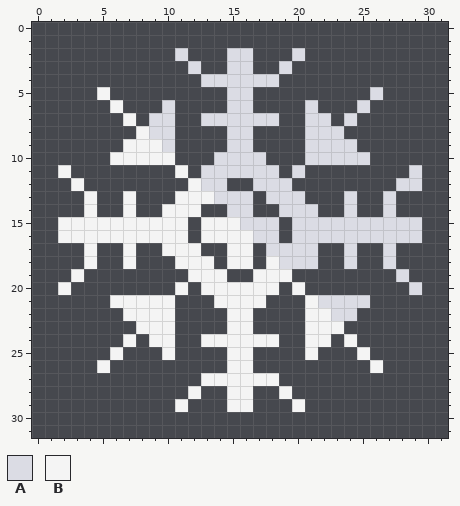
A pixel-art sprite gets an edit: sprites/status/freeze.png. Above is the file before it was changed.
The file is 32x32 pixels.
Palette (. is transparent): A #dbdce4  B #f4f4f4
After the commit:
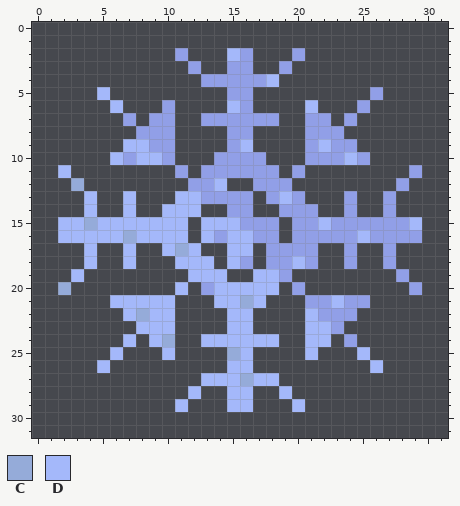
Colours new in this view: C #95abd9  D #a4b8fa
What changed:
{"colour":"A","old":"#dbdce4","new":"#919fe7"}
{"y":2,"x":15,"old":"A","new":"D"}
{"y":4,"x":18,"old":"A","new":"D"}
{"y":5,"x":5,"old":"B","new":"D"}
{"y":6,"x":6,"old":"B","new":"D"}
{"y":6,"x":15,"old":"A","new":"D"}
{"y":6,"x":21,"old":"A","new":"D"}
{"y":7,"x":7,"old":"B","new":"A"}
{"y":8,"x":8,"old":"B","new":"A"}
{"y":9,"x":7,"old":"BBB","new":"DDA"}
{"y":9,"x":16,"old":"A","new":"D"}
{"y":9,"x":22,"old":"A","new":"D"}
{"y":10,"x":6,"old":"BBBBB","new":"DADDA"}
{"y":10,"x":24,"old":"A","new":"D"}
{"y":11,"x":2,"old":"B","new":"D"}
{"y":11,"x":11,"old":"B","new":"A"}
{"y":12,"x":3,"old":"B","new":"C"}
{"y":12,"x":12,"old":"B","new":"A"}
{"y":12,"x":14,"old":"A","new":"D"}
{"y":12,"x":29,"old":"A","new":"."}
{"y":13,"x":4,"old":"B","new":"D"}
{"y":13,"x":7,"old":"B","new":"D"}
{"y":13,"x":11,"old":"BBB","new":"DDA"}
{"y":13,"x":19,"old":"A","new":"D"}
{"y":14,"x":4,"old":"B","new":"D"}
{"y":14,"x":7,"old":"B","new":"D"}
{"y":14,"x":10,"old":"BBB","new":"DDD"}
{"y":15,"x":2,"old":"BBBBBBBBBB","new":"DDCDDDDDDD"}
{"y":15,"x":13,"old":"BBB","new":"DDD"}
{"y":15,"x":22,"old":"A","new":"D"}
{"y":15,"x":29,"old":"A","new":"D"}
{"y":16,"x":2,"old":"BBBBBBBBBB","new":"DDDDDCDDDD"}
{"y":16,"x":13,"old":"BBBB","new":"DADD"}
{"y":16,"x":25,"old":"A","new":"D"}
{"y":17,"x":4,"old":"B","new":"D"}
{"y":17,"x":7,"old":"B","new":"D"}
{"y":17,"x":10,"old":"BBB","new":"DCD"}
{"y":17,"x":15,"old":"BB","new":"DD"}
{"y":18,"x":4,"old":"B","new":"D"}
{"y":18,"x":7,"old":"B","new":"D"}
{"y":18,"x":11,"old":"BBB","new":"DDD"}
{"y":18,"x":15,"old":"BB","new":"DA"}
{"y":18,"x":18,"old":"B","new":"A"}
{"y":18,"x":20,"old":"A","new":"D"}
{"y":19,"x":3,"old":"B","new":"D"}
{"y":19,"x":12,"old":"BBB","new":"DDD"}
{"y":19,"x":17,"old":"BBB","new":"DDA"}
{"y":20,"x":2,"old":"B","new":"C"}
{"y":20,"x":11,"old":"B","new":"D"}
{"y":20,"x":13,"old":"BBBBBB","new":"ADDDDD"}
{"y":20,"x":20,"old":"B","new":"A"}
{"y":21,"x":6,"old":"BBBBB","new":"DDDDD"}
{"y":21,"x":14,"old":"BBBB","new":"DDCD"}
{"y":21,"x":21,"old":"B","new":"A"}
{"y":21,"x":23,"old":"A","new":"D"}
{"y":22,"x":7,"old":"BBBB","new":"DCDD"}
{"y":22,"x":15,"old":"BB","new":"DD"}
{"y":22,"x":21,"old":"BB","new":"DA"}
{"y":23,"x":8,"old":"BBB","new":"DDD"}
{"y":23,"x":15,"old":"BB","new":"DD"}
{"y":23,"x":21,"old":"BBB","new":"DDA"}
{"y":24,"x":7,"old":"B","new":"D"}
{"y":24,"x":9,"old":"BB","new":"DC"}
{"y":24,"x":13,"old":"BBBBBB","new":"DDDDDD"}
{"y":24,"x":21,"old":"BB","new":"DD"}
{"y":24,"x":24,"old":"B","new":"A"}
{"y":25,"x":6,"old":"B","new":"D"}
{"y":25,"x":10,"old":"B","new":"D"}
{"y":25,"x":15,"old":"BB","new":"CD"}
{"y":25,"x":21,"old":"B","new":"D"}
{"y":25,"x":25,"old":"B","new":"D"}
{"y":26,"x":5,"old":"B","new":"D"}
{"y":26,"x":15,"old":"BB","new":"DD"}
{"y":26,"x":26,"old":"B","new":"D"}
{"y":27,"x":13,"old":"BBBBBB","new":"DDDCDD"}
{"y":28,"x":12,"old":"B","new":"D"}
{"y":28,"x":15,"old":"BB","new":"DD"}
{"y":28,"x":19,"old":"B","new":"D"}
{"y":29,"x":11,"old":"B","new":"D"}
{"y":29,"x":15,"old":"BB","new":"DD"}
{"y":29,"x":20,"old":"B","new":"D"}
{"label":"changed","picture_box":[58,48,422,412]}
